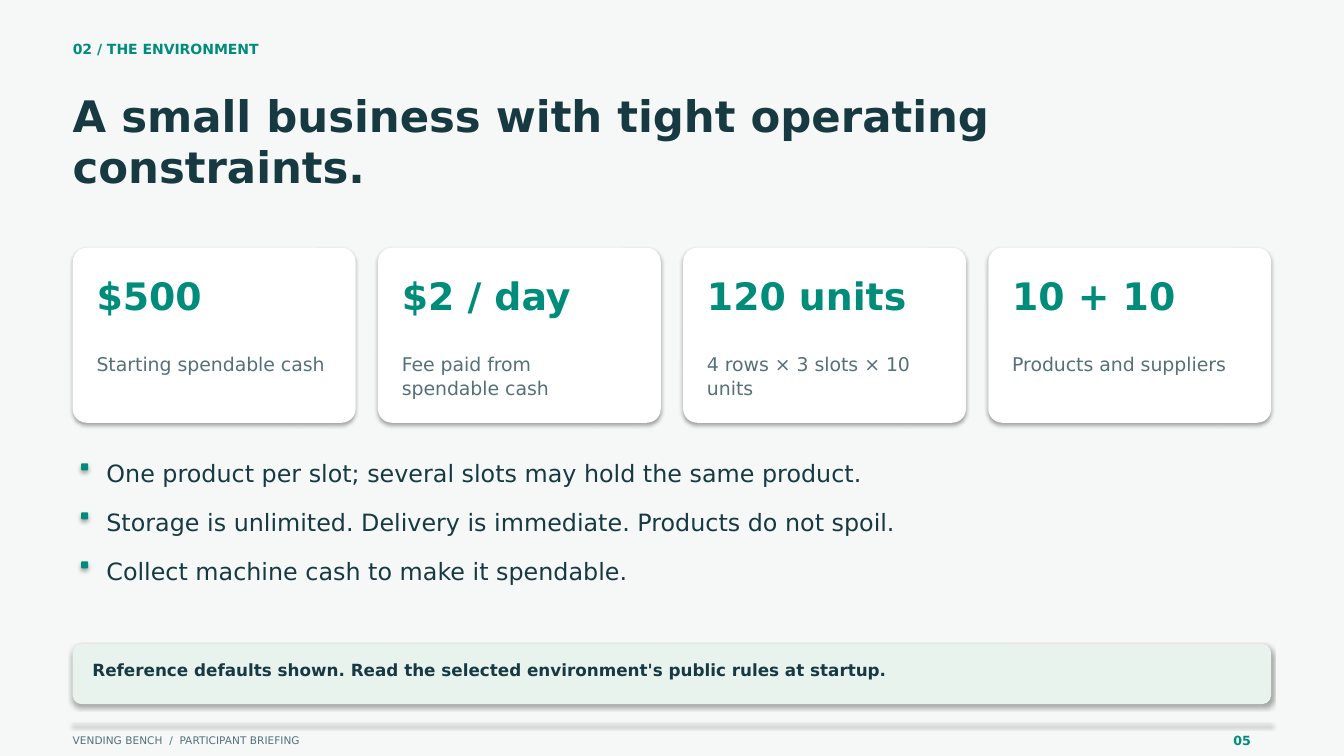
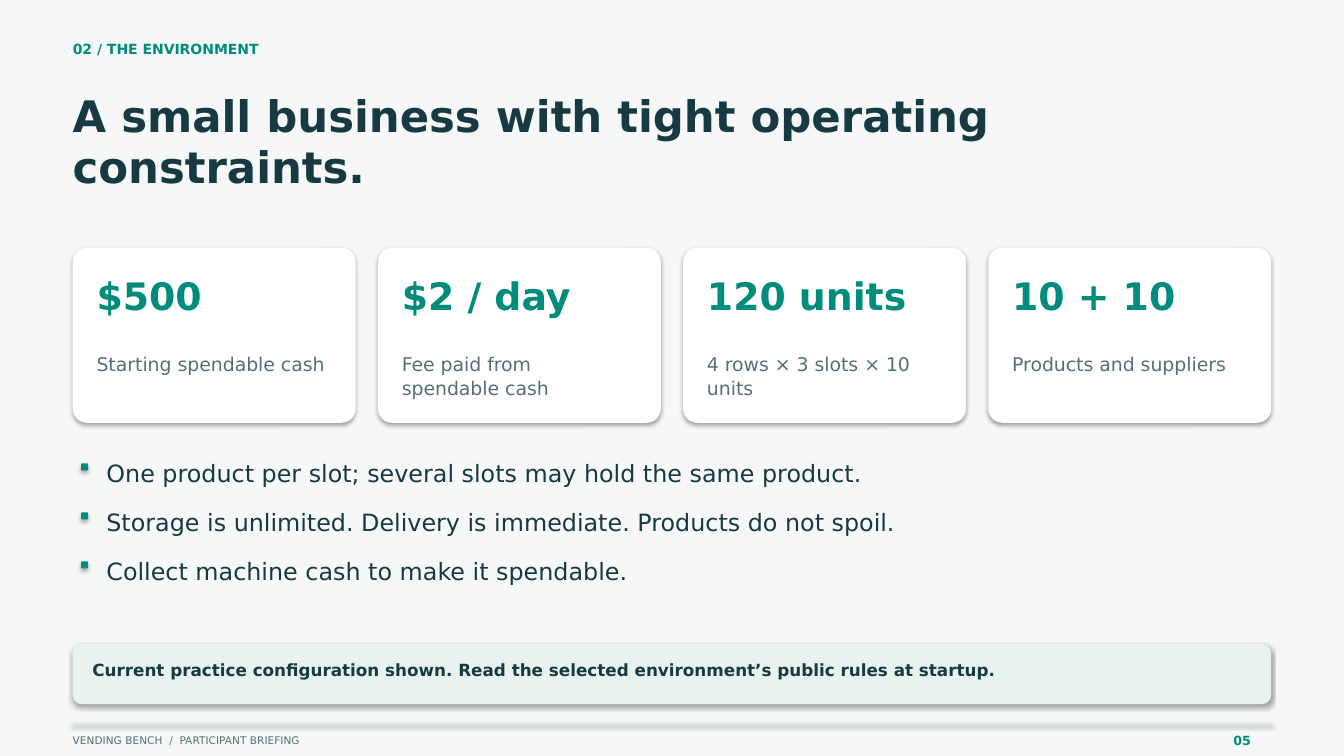
Before and after one commit to adriankhy93/VendingBenchSimplified, a slide deck: slide 5 of presentations/participant-briefing.pptx. Drawn at 1344x756 pixels with LibreOffice and Linux fonts; fonts in the diff are those of the drawing. Boxes give left, top, right and bottom in pixels: in the first picture for what was removed or moved away, otherwise in the second. Text is boxed around its words. In the diff, an @@ line names an element or a change of style, - is before the commit and + after.

```diff
--- a/presentations/participant-briefing.pptx
+++ b/presentations/participant-briefing.pptx
@@ text at (92,663,995,680): text changed @@
-Reference defaults shown. Read the selected environment's public rules at startup.
+Current practice configuration shown. Read the selected environment’s public rules at startup.
```
Also in this commit, not shown: 11 other slides changed, 2 slides added, 2 slides removed, 43 other files.
